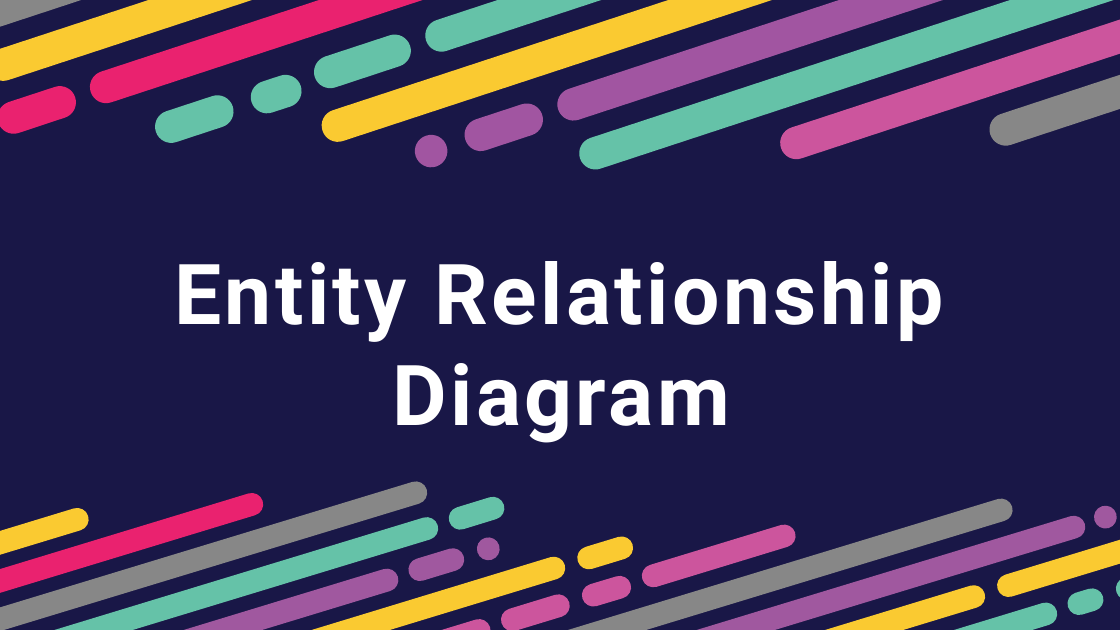
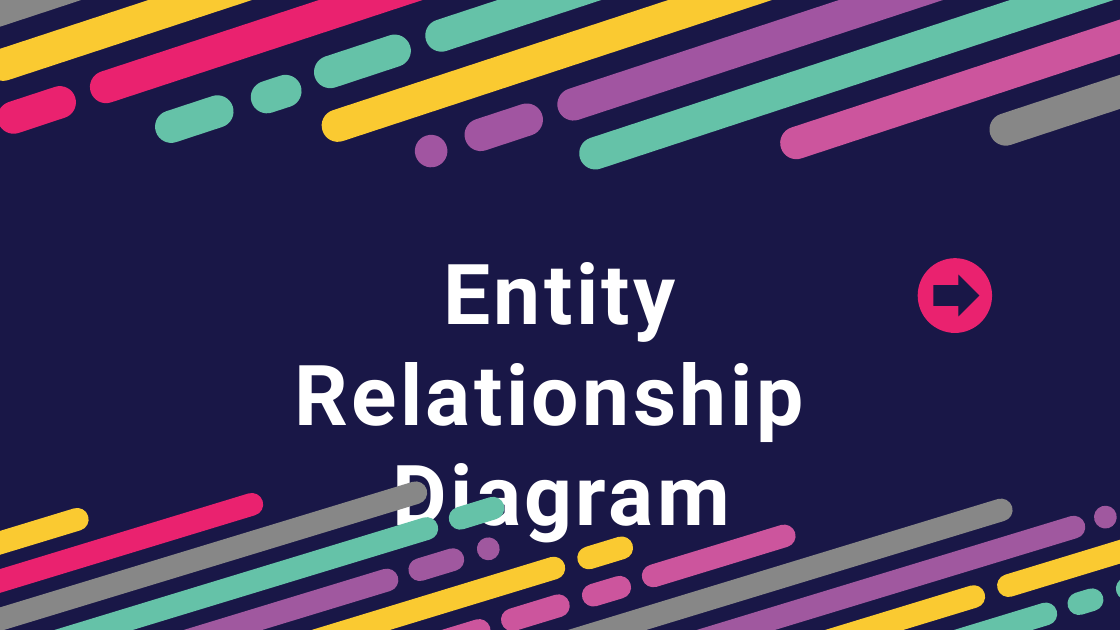
Before and after one commit to viveksoni100/finalyear_presentation, a slide deck: slide 12 of Daas.pptx. Drawn at 1120x630 pixels with LibreOffice and Linux fonts; fonts in the diff are those of the drawing. Boxes give left, top, right and bottom in pixels: in the first picture for what was removed or moved away, otherwise in the second. Text is boxed around its words. In the diff, an @@ line names an element or a change of style, - is before the commit and + after.

Commit message:
link arrow is added...

```diff
--- a/Daas.pptx
+++ b/Daas.pptx
@@ text at (294, 262, 803, 546): text changed @@
-Entity Relationship Diagram
+Entity Relationship
+Diagram
@@ freeform shape added at (906, 246, 1004, 345), fill #EA226F @@
@@ right arrow added at (934, 276, 979, 316), fill #191747, outline #191747 1 pt @@
```
Also in this commit, not shown: 4 other slides changed.
